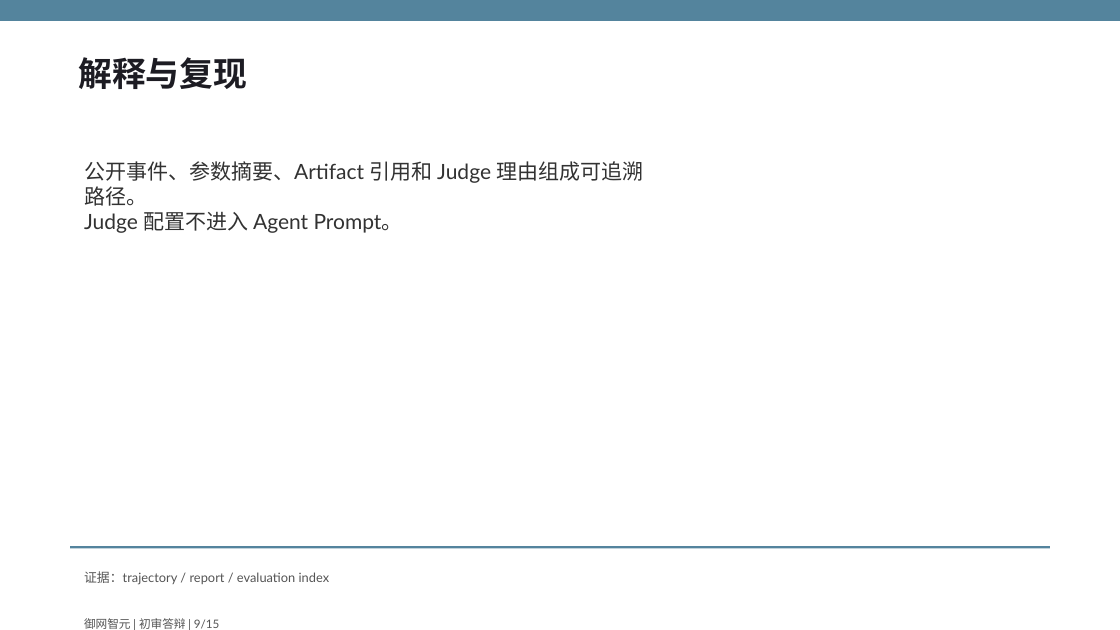
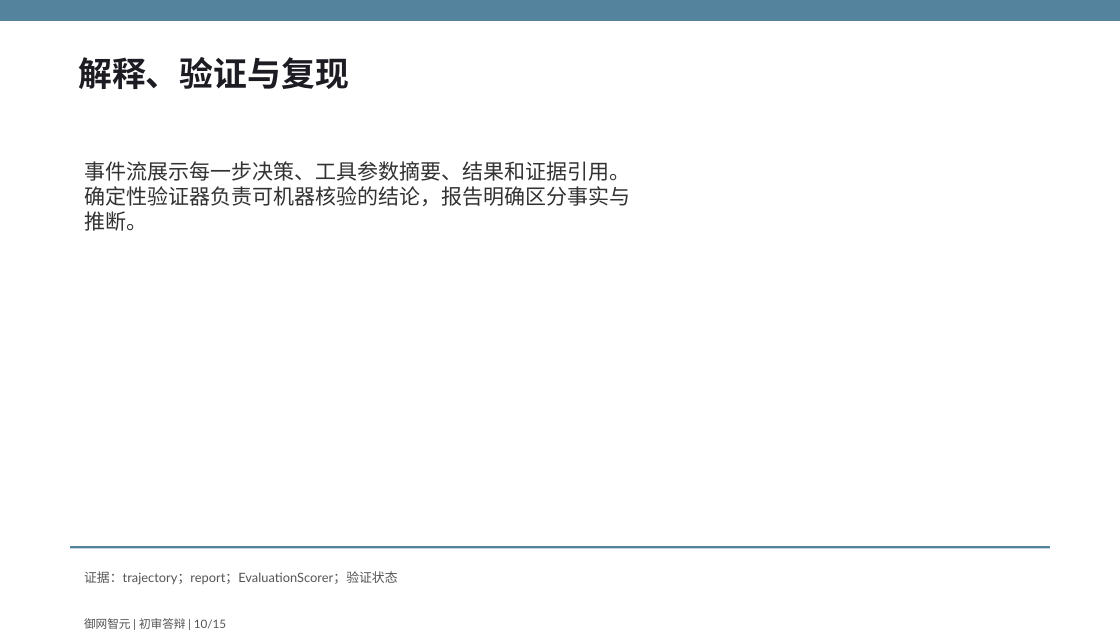
Before and after one commit to fuyao0612/gdaib-ctf-agent, a slide deck: slide 10 of output/submission/御网智元-初审答辩.pptx (slide 9 before the commit). Drawn at 1120x630 pixels with LibreOffice and Linux fonts; fonts in the diff are those of the drawing. Boxes give left, top, right and bottom in pixels: in the first picture for what was removed or moved away, otherwise in the second. Text is boxed around its words. In the diff, an @@ line names an element or a change of style, - is before the commit and + after.

```diff
--- a/output/submission/御网智元-初审答辩.pptx
+++ b/output/submission/御网智元-初审答辩.pptx
@@ text at [78, 57, 349, 89]: text changed @@
-解释与复现
+解释、验证与复现
@@ text at [84, 161, 630, 231]: text changed @@
-公开事件、参数摘要、Artifact 引用和 Judge 理由组成可追溯路径。
-Judge 配置不进入 Agent Prompt。
+事件流展示每一步决策、工具参数摘要、结果和证据引用。
+确定性验证器负责可机器核验的结论，报告明确区分事实与推断。
@@ text at [84, 571, 398, 585]: text changed @@
-证据：trajectory / report / evaluation index
+证据：trajectory；report；EvaluationScorer；验证状态
@@ text at [84, 618, 226, 629]: text changed @@
-御网智元 | 初审答辩 | 9/15
+御网智元 | 初审答辩 | 10/15
```
Also in this commit, not shown: 14 other slides changed, 48 other files.
